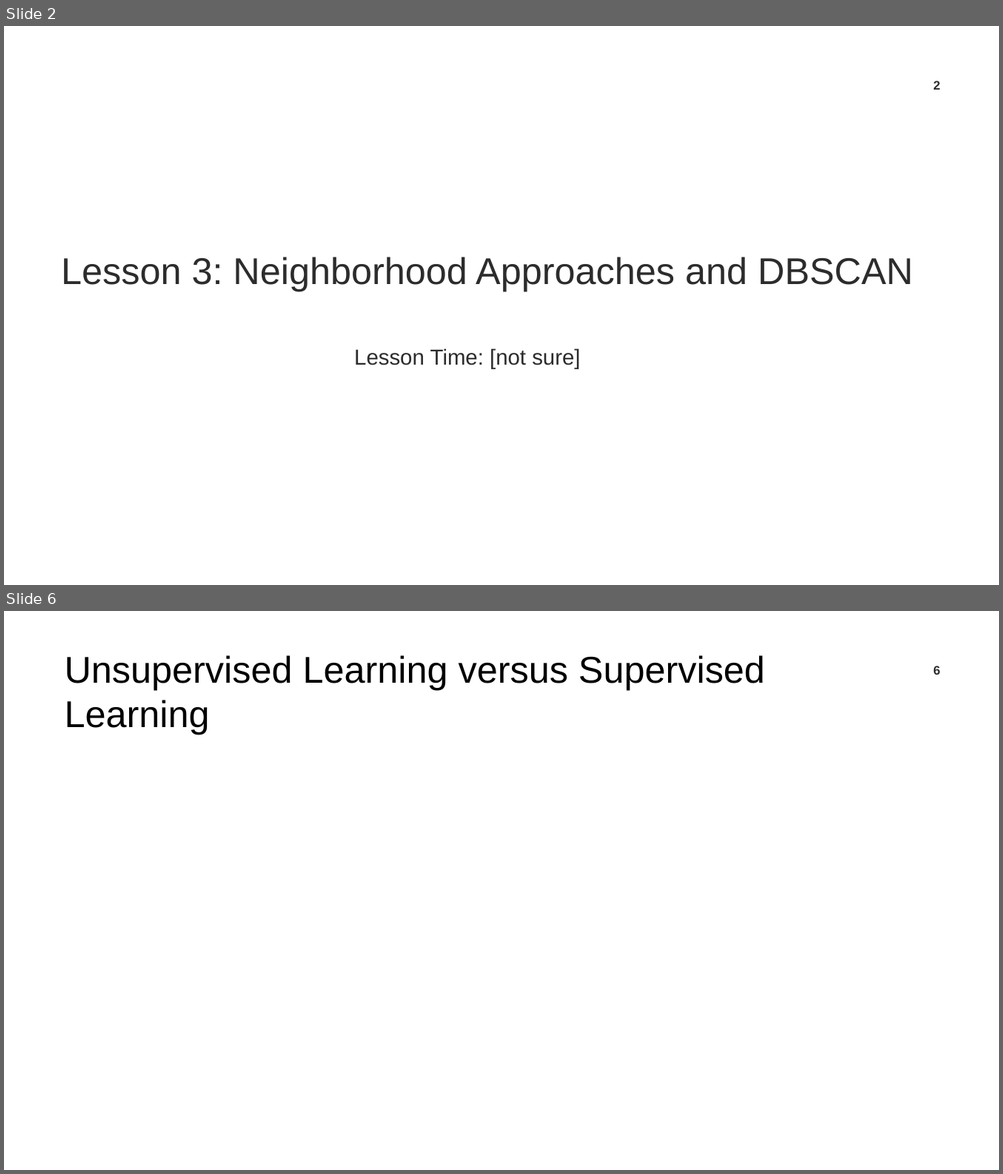
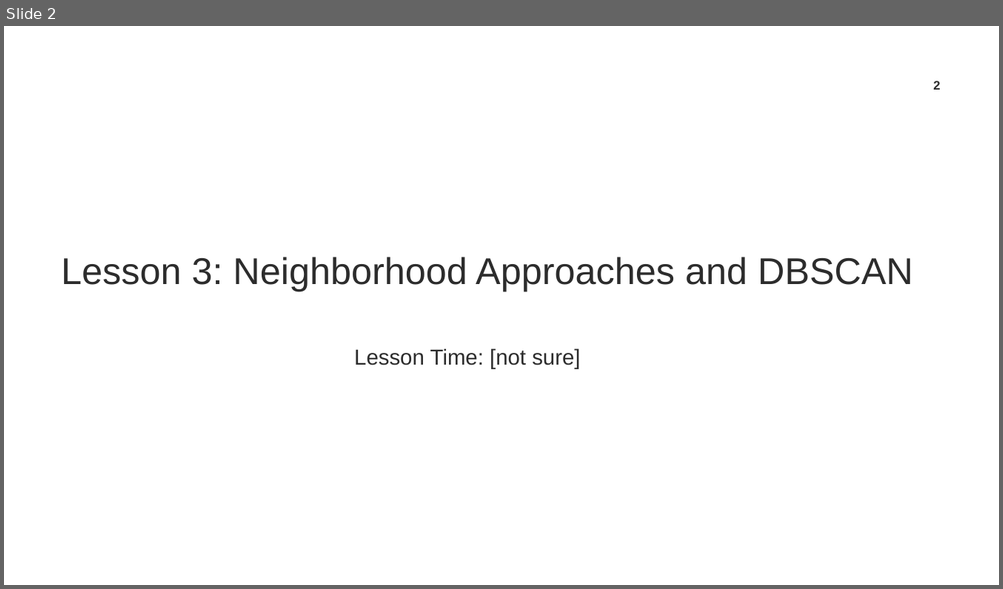
Before and after one commit to TrainingByPackt/Applied-Unsupervised-Learning-with-Python, a slide deck: CH3/C12626_03_Chris_FirstDraft.pptx. Shown one above the other, each under a label of ours: slides 2 and 6 before the commit, slide 2 after it; the slides between them are not shown. The pictures are 1003x1174 and 1003x589 pixels, drawn with LibreOffice and Linux fonts; fonts in the diff are those of the drawing; background and template pictures are left out. Boxes give left, top, right and bottom in pixels: in the first picture for what was removed or moved away, otherwise in the second. Text is boxed around its words. In the diff, an @@ line names an element or a change of style, - is before the commit and + after.

```diff
--- a/CH3/C12626_03_Chris_FirstDraft.pptx
+++ b/CH3/C12626_03_Chris_FirstDraft.pptx
@@ slide 6 removed at <box>4,611,999,1170</box>, background #FFFFFF @@
@@ text removed at <box>65,655,765,735</box> @@
-Unsupervised Learning versus Supervised Learning
@@ text removed at <box>933,666,939,675</box> @@
-6
```
Also in this commit, not shown: 13 slides changed, 9 slides added, 6 other slides removed, 1 other file.
